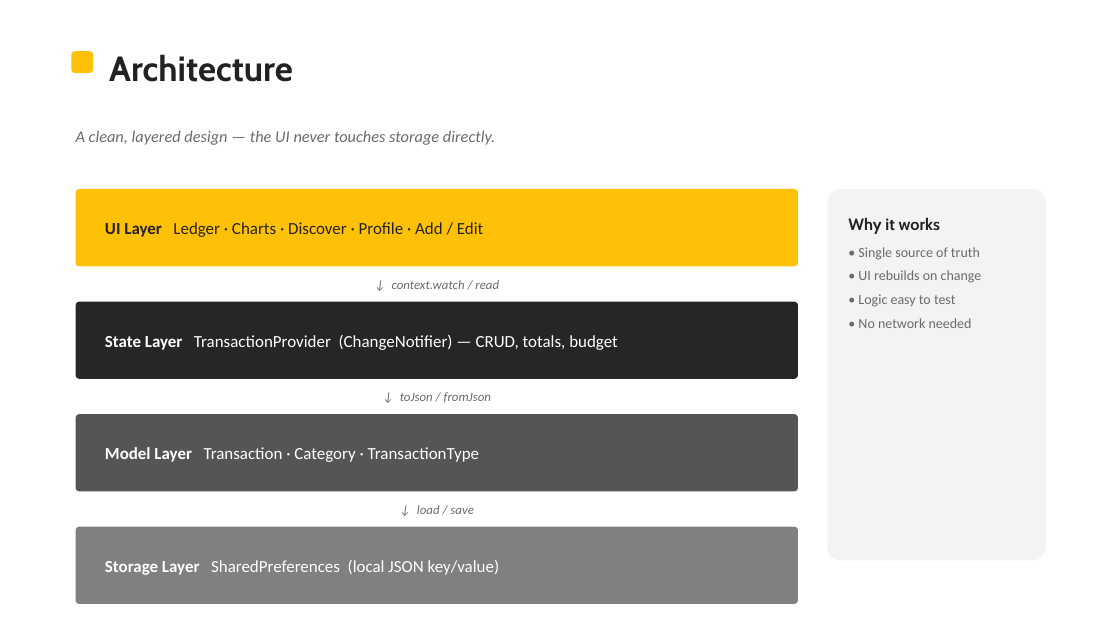
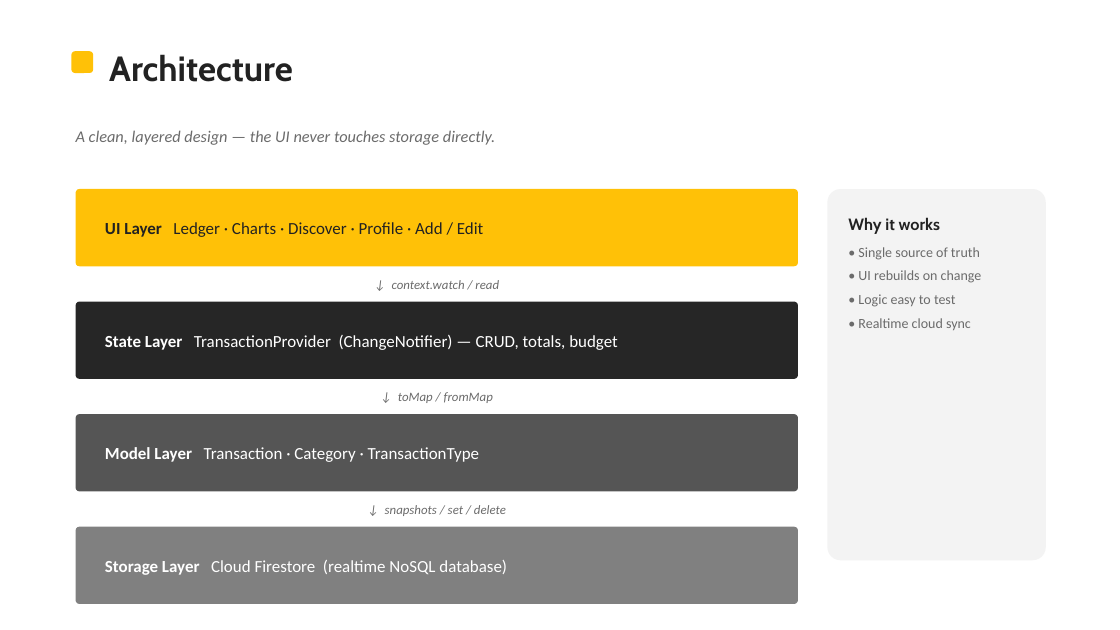
Before and after one commit to LBBT-God/expense-tracker, a slide deck: slide 6 of docs/My_Wallet_Presentation.pptx. Drawn at 1120x630 pixels with LibreOffice and Linux fonts; fonts in the diff are those of the drawing. Boxes give left, top, right and bottom in pixels: in the first picture for what was removed or moved away, otherwise in the second. Text is boxed around its words. In the diff, an @@ line names an element or a change of style, - is before the commit and + after.

Commit message:
Migrate data layer to Cloud Firestore; add Firebase setup, manual & updated docs
- Replace shared_preferences with firebase_core + cloud_firestore
- Add lib/firebase_options.dart (web) for the shared Firebase project
- Realtime snapshot listener for transactions; budget in settings/app
- Update tests to use fake_cloud_firestore (12 passing)
- Update README, project report and slides to reflect Firebase
- Add docs/USER_MANUAL.md (setup & demo guide for the team)

```diff
--- a/docs/My_Wallet_Presentation.pptx
+++ b/docs/My_Wallet_Presentation.pptx
@@ text at (x1=858, y1=318, x2=971, y2=330): text changed @@
-• No network needed
+• Realtime cloud sync
@@ text at (x1=398, y1=392, x2=493, y2=403): text changed @@
-↓ toJson / fromJson
+↓ toMap / fromMap
@@ text at (x1=385, y1=505, x2=506, y2=516): text changed @@
-↓ load / save
+↓ snapshots / set / delete
@@ text at (x1=105, y1=560, x2=507, y2=575): text changed @@
-Storage Layer SharedPreferences (local JSON key/value)
+Storage Layer Cloud Firestore (realtime NoSQL database)
```
Also in this commit, not shown: 10 other slides changed, 15 other files.
